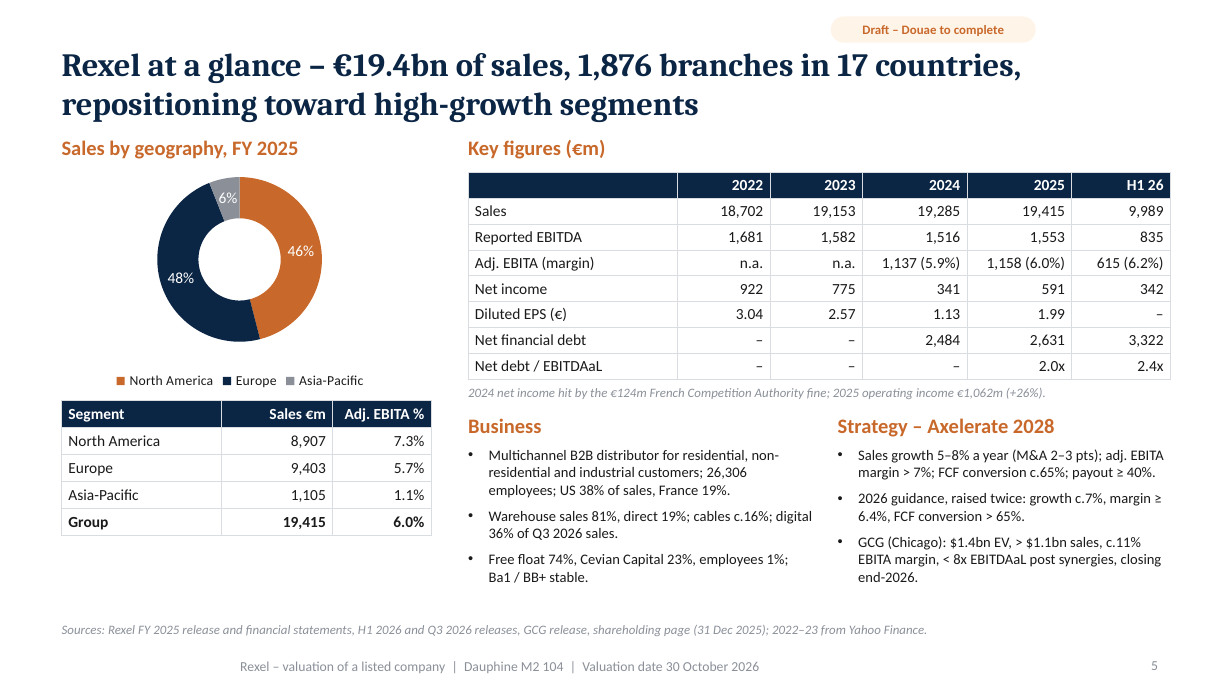
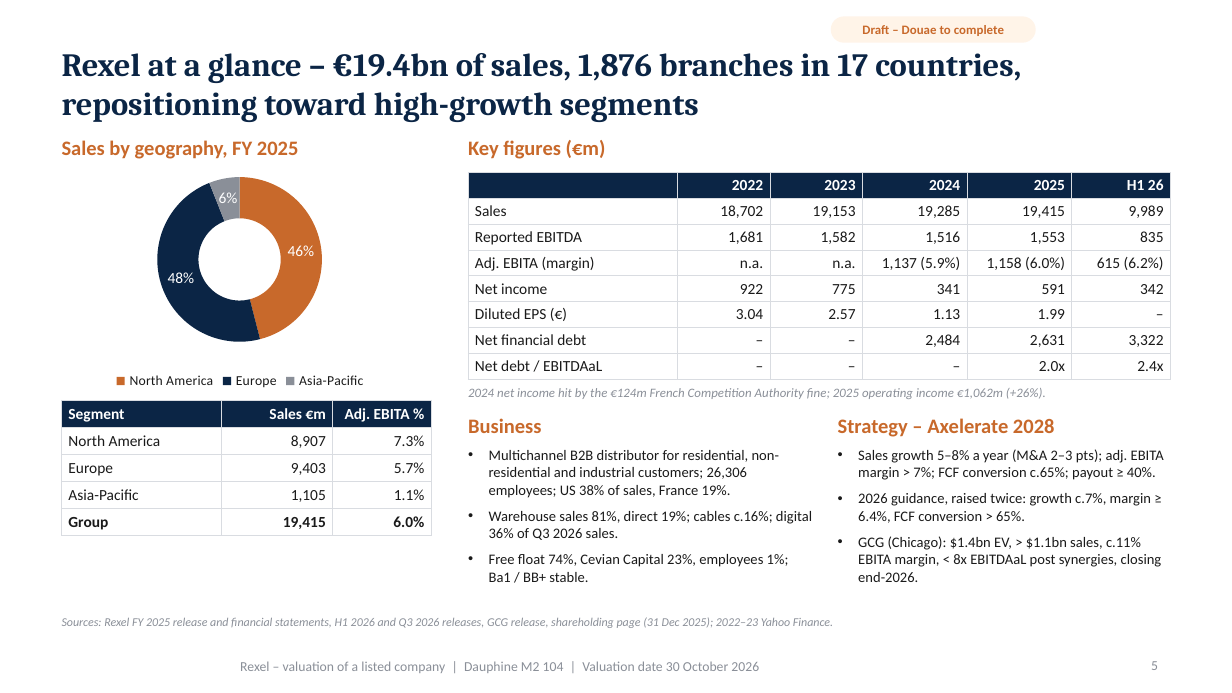
Before and after one commit to marwanferreira/rexel-valuation, a slide deck: slide 5 of Rexel valuation - deck.pptx. Drawn at 1232x693 pixels with LibreOffice and Linux fonts; fonts in the diff are those of the drawing; background and template pictures are left out. Boxes give left, top, right and bottom in pixels: in the first picture for what was removed or moved away, otherwise in the second. Text is boxed around its words. In the diff, an @@ line names an element or a change of style, - is before the commit and + after.

```diff
--- a/Rexel valuation - deck.pptx
+++ b/Rexel valuation - deck.pptx
@@ text at <box>62,617,833,628</box>: text changed; size 7.5 to 7 pt @@
-Sources: Rexel FY 2025 release and financial statements, H1 2026 and Q3 2026 releases, GCG release, shareholding page (31 Dec 2025); 2022–23 from Yahoo Finance.
+Sources: Rexel FY 2025 release and financial statements, H1 2026 and Q3 2026 releases, GCG release, shareholding page (31 Dec 2025); 2022–23 Yahoo Finance.
```
Also in this commit, not shown: 12 other slides changed, 2 other files.
